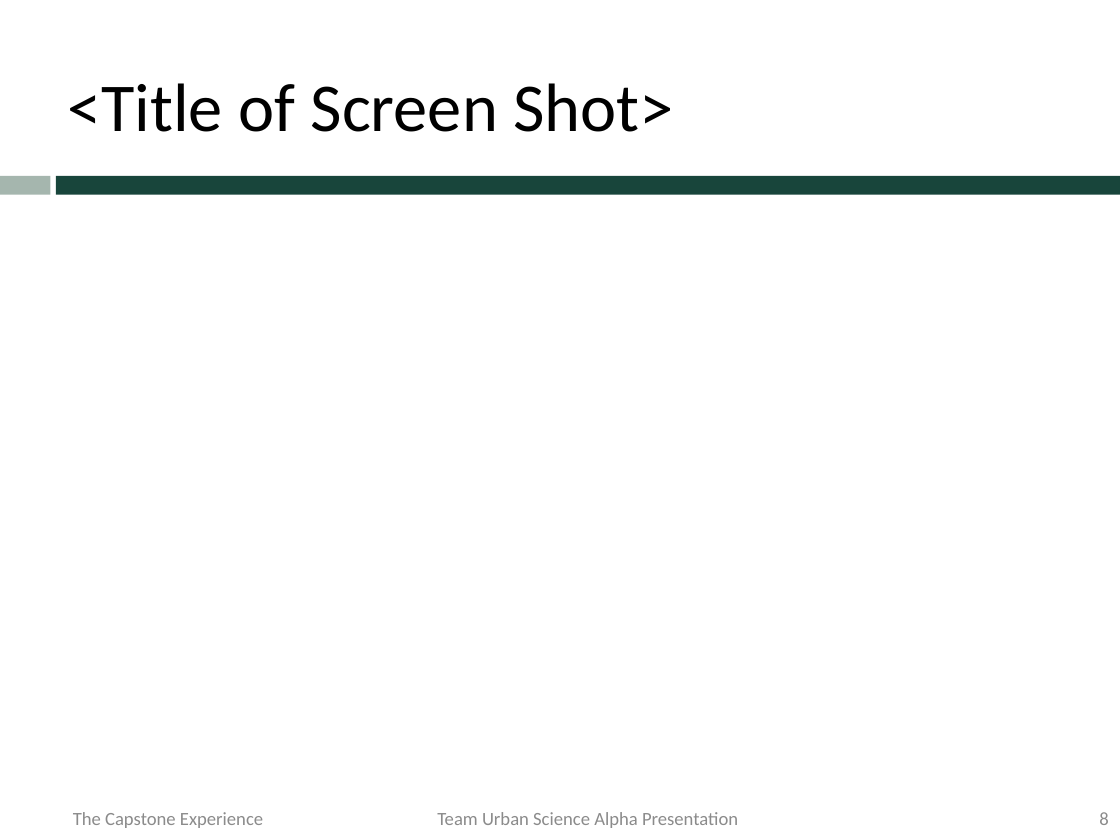
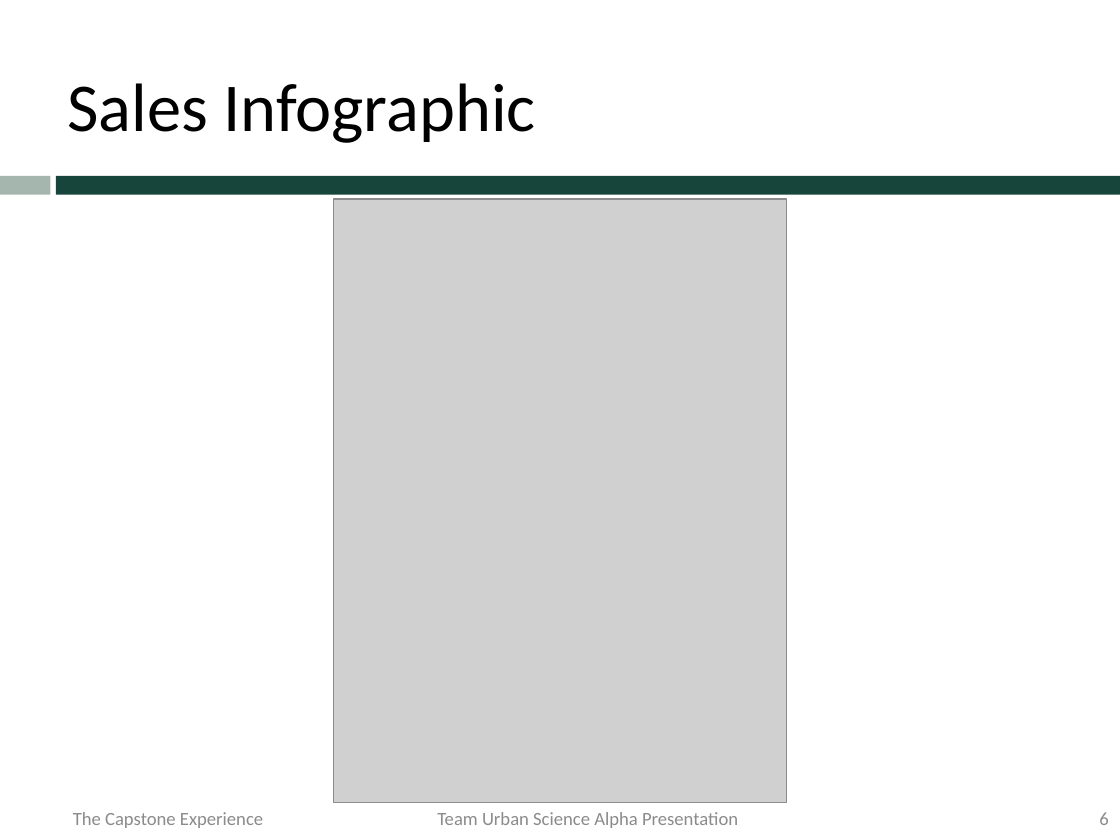
Before and after one commit to msu-capstone-team-urban-science/infographic-generator, a slide deck: slide 6 of documents/alpha-presentation/team-urban-science-alpha-presentation.pptx (slide 8 before the commit). Drawn at 1120x840 pixels with LibreOffice and Linux fonts; fonts in the diff are those of the drawing; grey boxes stand for pictures; background and template pictures are left out. Boxes give left, top, right and bottom in pixels: in the first picture for what was removed or moved away, otherwise in the second. Text is boxed around its words. In the diff, an @@ line names an element or a change of style, - is before the commit and + after.

```diff
--- a/documents/alpha-presentation/team-urban-science-alpha-presentation.pptx
+++ b/documents/alpha-presentation/team-urban-science-alpha-presentation.pptx
@@ title at (67,83,535,143): text changed @@
-<Title of Screen Shot>
+Sales Infographic
@@ picture added at (334,199,786,803) @@
@@ page number at (1099,812,1108,825): text changed @@
-8
+6
```
Also in this commit, not shown: 3 other slides changed, 1 slide removed.
